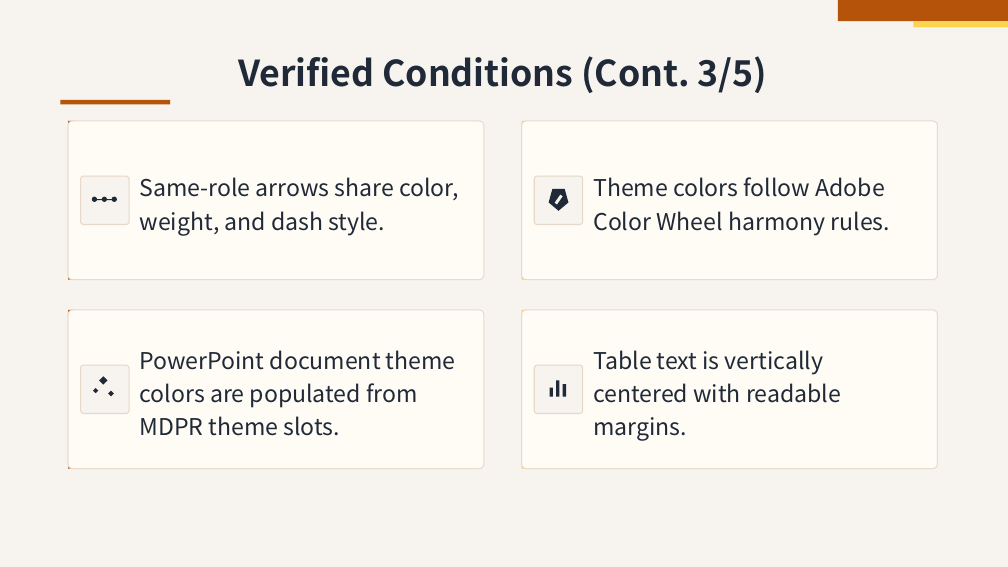
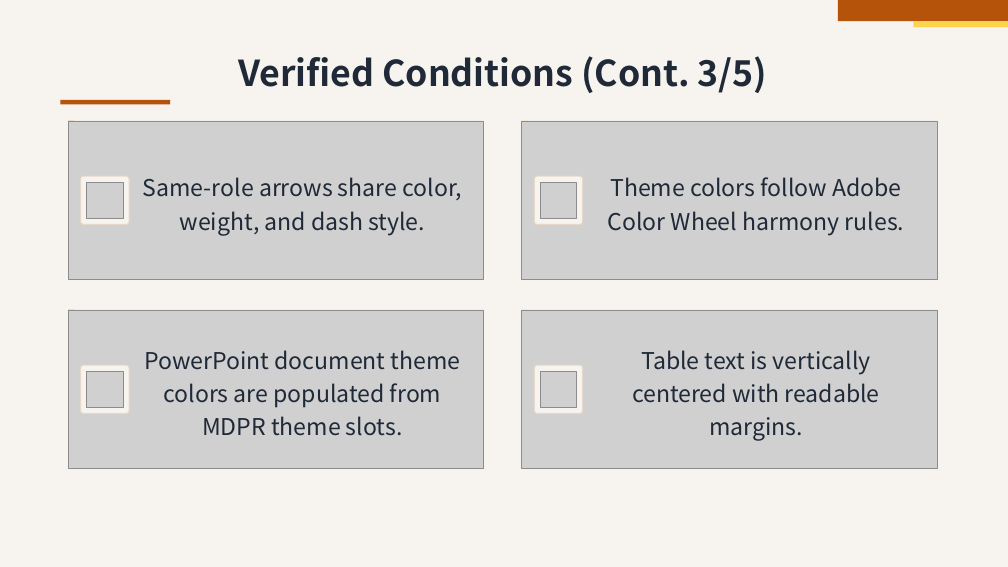
Before and after one commit to ch040602/mdpr-skill, a slide deck: slide 6 of artifacts/release-check/build/deck.pptx. Drawn at 1008x567 pixels with LibreOffice and Linux fonts; fonts in the diff are those of the drawing; grey boxes stand for pictures. Boxes give left, top, right and bottom in pixels: in the first picture for what was removed or moved away, otherwise in the second. Text is boxed around its words. In the diff, an @@ line names an element or a change of style, - is before the commit and + after.

```diff
--- a/artifacts/release-check/build/deck.pptx
+++ b/artifacts/release-check/build/deck.pptx
@@ rounded rectangle removed at <box>68,121,484,280</box> @@
@@ picture added at <box>68,121,484,280</box> @@
@@ rounded rectangle removed at <box>522,121,938,280</box> @@
@@ picture added at <box>522,121,938,280</box> @@
@@ picture added at <box>87,182,123,219</box> @@
@@ ellipse removed at <box>91,197,97,202</box> @@
@@ rectangle removed at <box>97,199,103,200</box> @@
@@ ellipse removed at <box>102,197,107,202</box> @@
@@ rectangle removed at <box>107,199,113,200</box> @@
@@ ellipse removed at <box>112,197,117,202</box> @@
@@ picture added at <box>541,182,577,219</box> @@
@@ pentagon removed at <box>549,189,569,211</box> @@
@@ rectangle removed at <box>555,194,563,204</box> @@
@@ rounded rectangle removed at <box>68,310,484,469</box> @@
@@ picture added at <box>68,310,484,469</box> @@
@@ rounded rectangle removed at <box>522,310,938,469</box> @@
@@ picture added at <box>522,310,938,469</box> @@
@@ alignment left to centre in 4 elements at <box>143,177,462,235</box>, <box>608,177,904,235</box>, <box>145,350,461,436</box>, <box>632,350,880,441</box> @@
@@ picture added at <box>87,371,123,408</box> @@
@@ diamond removed at <box>93,388,98,393</box> @@
@@ diamond removed at <box>99,377,107,385</box> @@
@@ picture added at <box>541,371,577,408</box> @@
@@ rectangle removed at <box>550,388,553,397</box> @@
@@ rectangle removed at <box>557,380,560,396</box> @@
@@ rectangle removed at <box>563,384,566,397</box> @@
@@ diamond removed at <box>108,391,114,397</box> @@
```
Also in this commit, not shown: 9 other slides changed, 3 other files.
